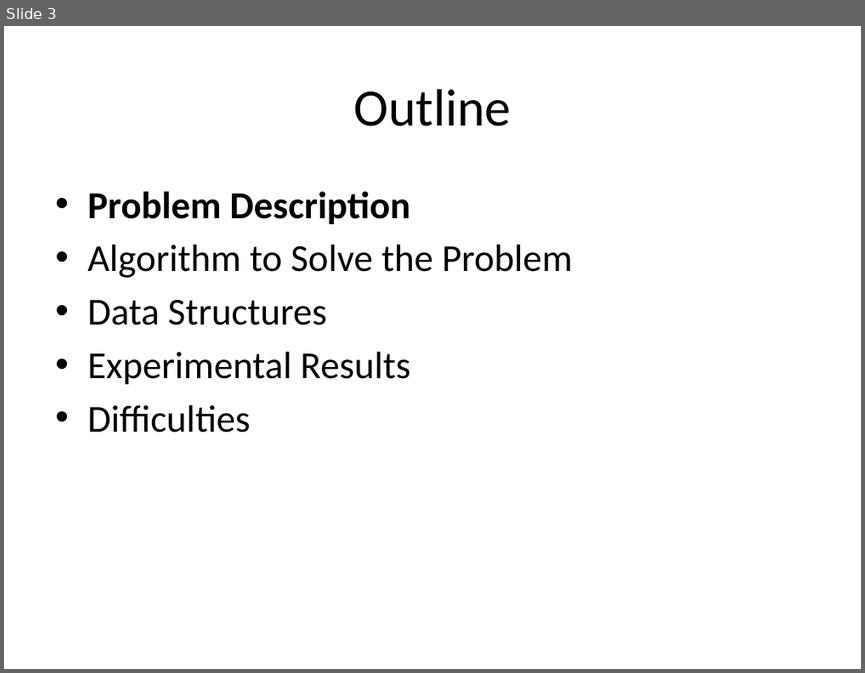
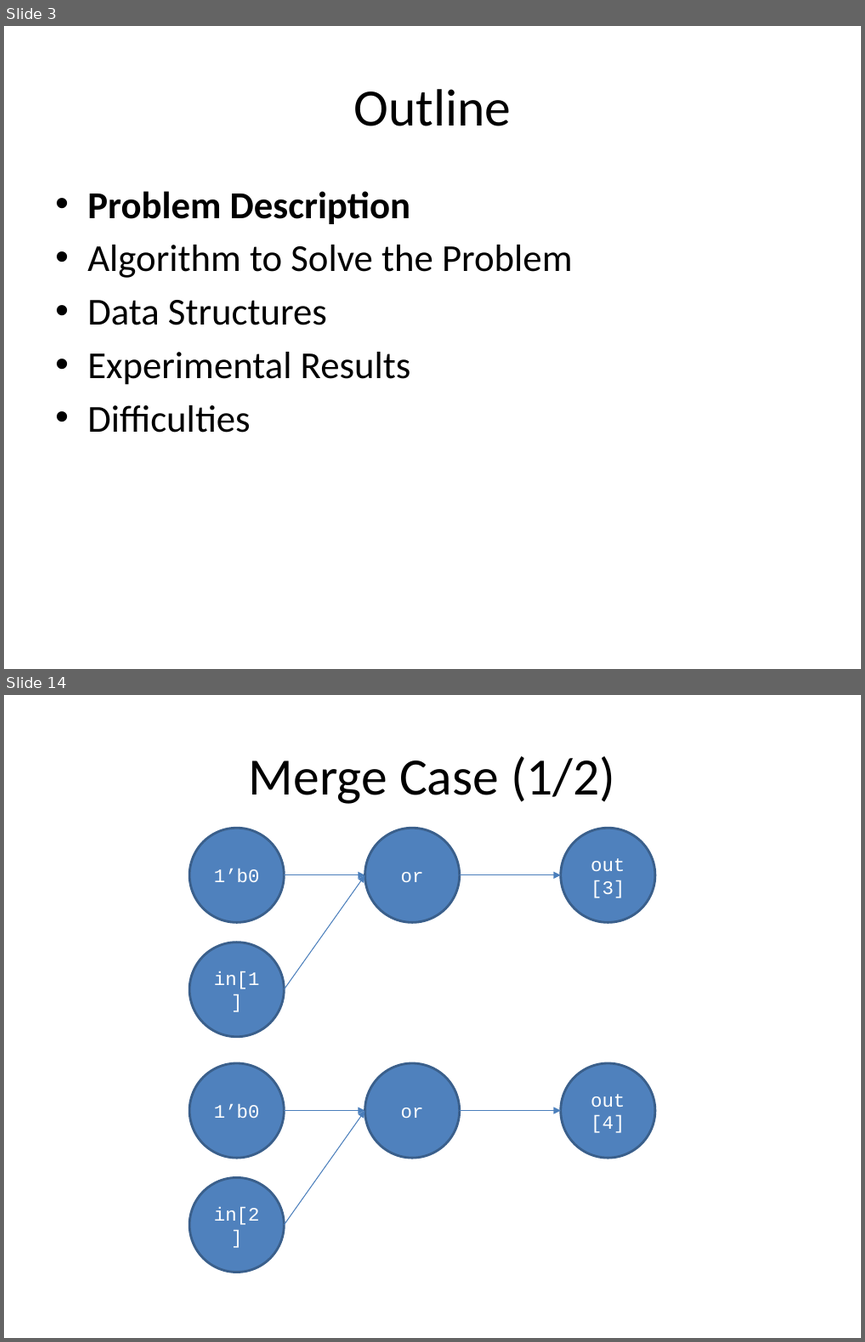
Before and after one commit to jinwei-chang/Verilog-Simulation-Optimization-via-Instruction-Reduction, a slide deck: lecture/1071524_Problem.pptx. Shown one above the other, each under a label of ours: slide 3 before the commit, slides 3 and 14 after it; the slides between them are not shown. The pictures are 865x673 and 865x1342 pixels, drawn with LibreOffice and Linux fonts; fonts in the diff are those of the drawing. Boxes give left, top, right and bottom in pixels: in the first picture for what was removed or moved away, otherwise in the second. Text is boxed around its words. In the diff, an @@ line names an element or a change of style, - is before the commit and + after.

```diff
--- a/lecture/1071524_Problem.pptx
+++ b/lecture/1071524_Problem.pptx
@@ slide 14 added at bbox=[4, 695, 861, 1338], background #FFFFFF @@
@@ title added at bbox=[249, 756, 615, 804], 44 pt, text #000000 @@
+Merge Case (1/2)
@@ ellipse added at bbox=[190, 828, 284, 922], fill #4F81BD, outline #3A5F8C 2 pt, 16 pt, text #FFFFFF @@
+1’b0
@@ ellipse added at bbox=[364, 828, 459, 922], fill #4F81BD, outline #3A5F8C 2 pt, 16 pt, text #FFFFFF @@
+or
@@ ellipse added at bbox=[561, 828, 655, 922], fill #4F81BD, outline #3A5F8C 2 pt, 16 pt, text #FFFFFF @@
+out
+[3]
@@ arrow added from (284, 875) to (364, 875), #4B7EBC 0.75 pt @@
@@ arrow added from (284, 990) to (364, 875), #4B7EBC 0.75 pt @@
@@ arrow added from (459, 875) to (561, 875), #4B7EBC 0.75 pt @@
@@ ellipse added at bbox=[190, 941, 284, 1036], fill #4F81BD, outline #3A5F8C 2 pt, 16 pt, text #FFFFFF @@
+in[1]
@@ ellipse added at bbox=[190, 1063, 284, 1157], fill #4F81BD, outline #3A5F8C 2 pt, 16 pt, text #FFFFFF @@
+1’b0
@@ ellipse added at bbox=[364, 1063, 459, 1157], fill #4F81BD, outline #3A5F8C 2 pt, 16 pt, text #FFFFFF @@
+or
@@ ellipse added at bbox=[561, 1063, 655, 1157], fill #4F81BD, outline #3A5F8C 2 pt, 16 pt, text #FFFFFF @@
+out
+[4]
@@ arrow added from (284, 1111) to (364, 1111), #4B7EBC 0.75 pt @@
@@ arrow added from (284, 1225) to (364, 1111), #4B7EBC 0.75 pt @@
@@ arrow added from (459, 1111) to (561, 1111), #4B7EBC 0.75 pt @@
@@ ellipse added at bbox=[190, 1178, 284, 1271], fill #4F81BD, outline #3A5F8C 2 pt, 16 pt, text #FFFFFF @@
+in[2]
```
Also in this commit, not shown: 7 slides changed, 8 other slides added, 2 slides removed, 17 other files.
